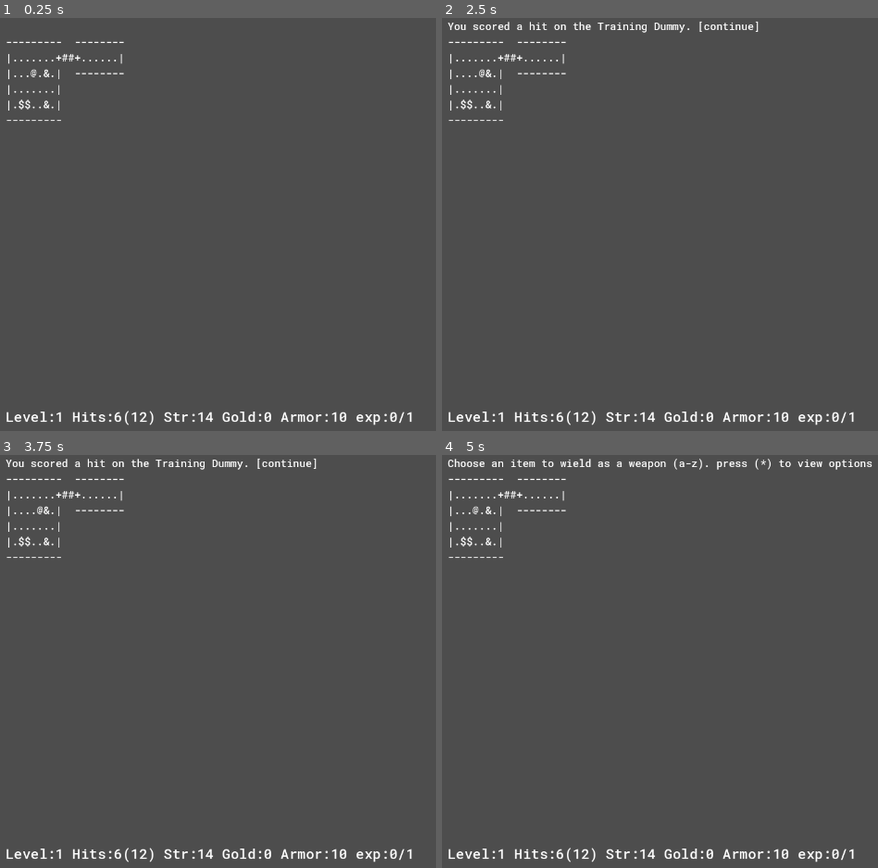
Above: before the commit, frames 1-4 (two rows, left to right).
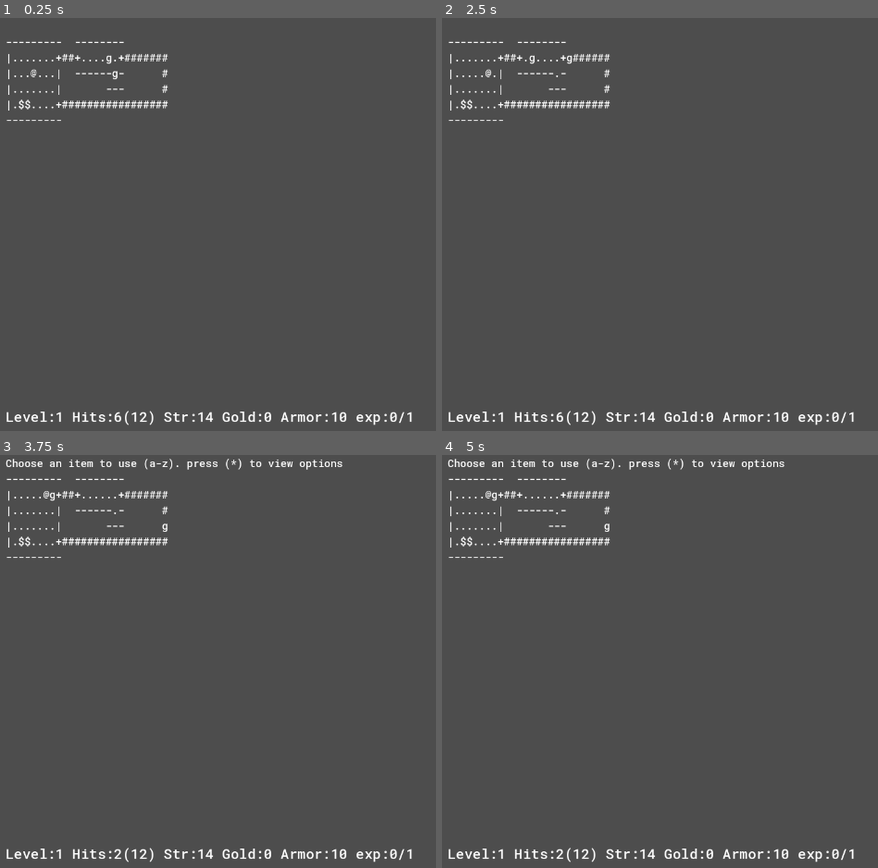
Above: after the commit, the same moments.

Repository: Kristjan-Kessel/GodotRogue
Game: Godot game, scene res://Scenes/main.tscn
The game is run twice, just before and just after one commit, with the same random seed, the same clock (stepped at 60 frames per second) and the same inputs.
Inputs:
- Up to frame 1 (0.25 s): no input
- Up to frame 2 (2.5 s): tap Enter at 0.5 s; hold Right (ui_right) 0.53-1.28 s; tap D (command_drop) at 0.6 s; tap Space (continue) at 1.25, 2 s; hold Down (ui_down) 1.28-2.03 s; tap F (command_find) at 1.35 s; hold Right (ui_right) from 2.03 s (still down); tap . (command_rest) at 2.1 s
- Up to frame 3 (3.75 s): release Right (ui_right) at 2.78 s; hold Up (ui_up) 2.78-3.53 s; tap T (command_take_armor_off) at 2.85 s; hold Left (ui_left) from 3.53 s (still down); tap Q (command_use_item) at 3.6 s
- Up to frame 4 (5 s): keep holding Left (ui_left); tap Space (continue) at 4.25 s; tap W (command_wield_weapon) at 4.35 s

The runs differ from the first frame. In frame 1, 0.6% of the frame differs, in the area x 9-39%, y 8-23%; in frame 2, 1.1%; in frame 3, 1.3%, in the area x 1-79%, y 0-98%; in frame 4, 1.2%.

Commit message:
Add pathfinding and attacking for enemy

Diff:
--- a/Scripts/Enemies/Base/enemy.gd
+++ b/Scripts/Enemies/Base/enemy.gd
@@ -1,9 +1,37 @@
 extends Entity
 class_name Enemy
+
+signal enemy_move(new_position)
 
 @export var health: int
 @export var armor: int
 @export var strength: int
+@export var dice: int
+enum State {IDLE,ATTACKING}
+var state = ""
 
-func on_turn():
-	print("%s: my turn! i have %d health" % [label,health])
+func on_turn(astar: AStar2D, tile: Tile, player_tile: Tile):
+	# check if see player, turn to attacking stance!
+	# move towards player
+	var path = astar.get_point_path(player_tile.id, tile.id)
+	enemy_move.emit(path[1], self)
+
+func attack_player(player: Node) -> String:
+	var hit = Globals.rng.randi_range(1,20)
+	var crit = hit == 20
+	var hit_bonus = (strength-10)/2
+	print("hit: %d+%d" % [hit, hit_bonus])
+	hit += hit_bonus
+
+	if hit>=player.stats.armor || crit:
+		var damage = Globals.rng.randi_range(1,dice)
+		print("dmg: %d+%d" % [damage,hit_bonus])
+		damage += hit_bonus
+		player.stats.current_hp -= damage
+		if crit:
+			damage += damage
+			return "The %s has injured you." % label
+		else:
+			return "The %s has greatly injured you." % label
+	else:
+		return "The %s misses you." % label
--- /dev/null
+++ b/Scripts/Enemies/goblin.tscn
@@ -0,0 +1,6 @@
+[gd_scene load_steps=2 format=3 uid="uid://cjfo4ytte5ile"]
+
+[ext_resource type="Script" uid="uid://11xw3s27c5ly" path="res://goblin.gd" id="1_y1ke7"]
+
+[node name="goblin" type="Node2D"]
+script = ExtResource("1_y1ke7")
--- a/Scripts/Enemies/training_dummy.gd
+++ /dev/null
@@ -1,8 +0,0 @@
-extends Enemy
-
-func _ready() -> void:
-	health = 100
-	armor = 10
-	strength = 0
-	label = "Training Dummy"
-	ascii = "&"
--- a/Scripts/Enemies/training_dummy.tscn
+++ /dev/null
@@ -1,6 +0,0 @@
-[gd_scene load_steps=2 format=3 uid="uid://yt005m1etlyu"]
-
-[ext_resource type="Script" uid="uid://bhmtrvsy2kp5q" path="res://Scripts/Enemies/training_dummy.gd" id="1_p2wxy"]
-
-[node name="TrainingDummy" type="Node2D"]
-script = ExtResource("1_p2wxy")
--- a/Scripts/Level/level_generator.gd
+++ b/Scripts/Level/level_generator.gd
@@ -255,35 +255,37 @@
 static func convert_ascii_to_tiles(ascii_map: Array, player: Node) -> Array:
 	var tile_map = []
 	var enemies = []
+	var id = 0
 	for y in range(ascii_map.size()):
 		var row = []
 		for x in range(ascii_map[y].size()):
 			var tile = null
 			match ascii_map[y][x]:
 				Constants.WALL:
-					tile = Tile.new("WALL", false, Constants.WALL,false)
+					tile = Tile.new("WALL", false, Constants.WALL,false, id)
 				Constants.CEILING:
-					tile = Tile.new("WALL", false, Constants.CEILING,false)
+					tile = Tile.new("WALL", false, Constants.CEILING,false, id)
 				Constants.FLOOR:
-					tile = Tile.new("FLOOR", true, Constants.FLOOR,false)
+					tile = Tile.new("FLOOR", true, Constants.FLOOR,false, id)
 				Constants.DOOR:
-					tile = Tile.new("DOOR", true, Constants.DOOR,true)
+					tile = Tile.new("DOOR", true, Constants.DOOR,true, id)
 				Constants.CORRIDOR:
-					tile = Tile.new("CORRIDOR",true,Constants.CORRIDOR,false)
+					tile = Tile.new("CORRIDOR",true,Constants.CORRIDOR,false, id)
 				Constants.PLAYER:
-					tile = Tile.new("FLOOR",true,Constants.FLOOR,false)
+					tile = Tile.new("FLOOR",true,Constants.FLOOR,false, id)
 					player.position = Vector2(x,y);
 					tile.entity = player
 				Constants.GOLD:
-					tile = Tile.new("FLOOR",true,Constants.FLOOR,false)
+					tile = Tile.new("FLOOR",true,Constants.FLOOR,false, id)
 					tile.item = Gold.new()
 				"&":
-					tile = Tile.new("FLOOR",true,Constants.FLOOR,false)
-					var enemy = EnemyData.new(Vector2(x,y),"res://Scripts/Enemies/training_dummy.tscn")
+					tile = Tile.new("FLOOR",true,Constants.FLOOR,false, id)
+					var enemy = EnemyData.new(Vector2(x,y),"res://Scripts/Enemies/goblin.tscn")
 					enemies.append(enemy)
 				_:
-					tile = Tile.new("EMPTY", false,Constants.EMPTY, false)
+					tile = Tile.new("EMPTY", false,Constants.EMPTY, false, id)
 			row.append(tile)
+			id += 1
 		tile_map.append(row)
 	return [tile_map,enemies]
 
--- a/Scripts/Level/tile.gd
+++ b/Scripts/Level/tile.gd
@@ -7,12 +7,14 @@
 var item: Node = null
 var ascii: String
 var is_important: bool
+var id: int
 
-func _init(tile_type: String, _is_walkable: bool, _ascii: String, _important: bool):
+func _init(tile_type: String, _is_walkable: bool, _ascii: String, _important: bool, _id: int):
 	type = tile_type
 	is_walkable = _is_walkable
 	ascii = _ascii
 	is_important = _important
+	id = _id
 
 func is_interesting() -> bool:
 	return is_important || item != null || entity != null
--- a/Scripts/main.gd
+++ b/Scripts/main.gd
@@ -7,6 +7,8 @@
 @onready var enemies = $Enemies
 
 var log_message = ""
+
+var astar = AStar2D.new()
 
 @export var turn = 0
 
@@ -18,11 +20,29 @@
 	test_level()
 
 func get_tile(position: Vector2) -> Tile:
-	return map_data[position.y][position.x]
+	if position.y >= 0 and position.y < map_data.size() and position.x >= 0 and position.x < map_data[0].size():
+		return map_data[position.y][position.x]
+	return null
 
 var enemy_cache = {}
 
-func spawn_enemies(enemy_list):
+func update_astar():
+	for y in range(map_data.size()):
+		for x in range(map_data[y].size()):
+			var tile = map_data[y][x]
+			if tile.is_walkable and (tile.entity == null or tile.entity == player):
+				connect_tile(tile, Vector2(x,y))
+
+func connect_tile(tile, position):
+	astar.add_point(tile.id, position)
+	for offset in [Vector2.LEFT, Vector2.RIGHT, Vector2.UP, Vector2.DOWN]:
+		var nx = position.x + offset.x
+		var ny = position.y + offset.y
+		var ntile = get_tile(Vector2(nx,ny))
+		if ntile != null && ntile.is_walkable && astar.has_point(ntile.id):
+			astar.connect_points(tile.id, ntile.id)
+
+func spawn_enemies_from_list(enemy_list):
 	for enemy_data in enemy_list:
 		var enemy_scene = enemy_cache.get(enemy_data.path)
 		if enemy_scene == null:
@@ -35,20 +55,23 @@
 
 		var tile = get_tile(enemy_data.position)
 		tile.entity = enemy
+		enemy.enemy_move.connect(move_enemy)
 
 func test_level():
 	var ascii_map = LevelGenerator.get_ascii_from_file("text.txt")
 	var level_data = LevelGenerator.convert_ascii_to_tiles(ascii_map, player)
 	map_data = level_data[0]
-	spawn_enemies(level_data[1])
-	render_map()
+	spawn_enemies_from_list(level_data[1])
+	render_map()
+	update_astar()
 
 func new_level():
 	var ascii_map = LevelGenerator.generate_level()
 	var level_data = LevelGenerator.convert_ascii_to_tiles(ascii_map, player)
 	map_data = level_data[0]
-	spawn_enemies(level_data[1])
-	render_map()
+	spawn_enemies_from_list(level_data[1])
+	render_map()
+	update_astar()
 
 func render_map():
 	var map_str = log_message+"\n"
@@ -78,6 +101,21 @@
 
 func _on_player_move(new_position: Vector2) -> void:
 	move_player(new_position)
+
+func move_enemy(new_position: Vector2, enemy: Enemy):
+	new_position.x = clamp(new_position.x, 0, Globals.map_width - 1)
+	new_position.y = clamp(new_position.y, 0, Globals.map_height - 1)
+
+	var target_tile = get_tile(new_position)
+	if target_tile.is_walkable:
+		if target_tile.entity == null:
+			get_tile(enemy.position).entity = null
+			enemy.position = new_position
+			target_tile.entity = enemy
+		elif target_tile.entity == player:
+			log_message = enemy.attack_player(player)
+			render_map()
+	astar.remove_point(get_tile(enemy.position).id)
 
 func move_player(new_position: Vector2) -> bool:
 	log_message = ""
@@ -107,13 +145,14 @@
 
 func on_action_taken():
 	for enemy in enemies.get_children():
+		var tile = get_tile(enemy.position)
 		if enemy.health <= 0:
 			log_message = "You defeated the %s." % enemy.label
-			var tile = get_tile(enemy.position)
 			tile.entity = null
 			enemy.queue_free()
 		else:
-			enemy.on_turn()
+			connect_tile(tile,enemy.position)
+			enemy.on_turn(astar, get_tile(player.position), tile)
 
 	render_map()
 	turn += 1
--- /dev/null
+++ b/goblin.gd
@@ -0,0 +1,9 @@
+extends Enemy
+
+func _ready() -> void:
+	health = 10
+	armor = 8
+	strength = 10
+	label = "Goblin"
+	dice = 6
+	ascii = "g"
Not shown, removed: Scripts/Enemies/training_dummy.gd.uid
Not shown, changed: Test Levels/text.txt
Not shown, added: goblin.gd.uid
